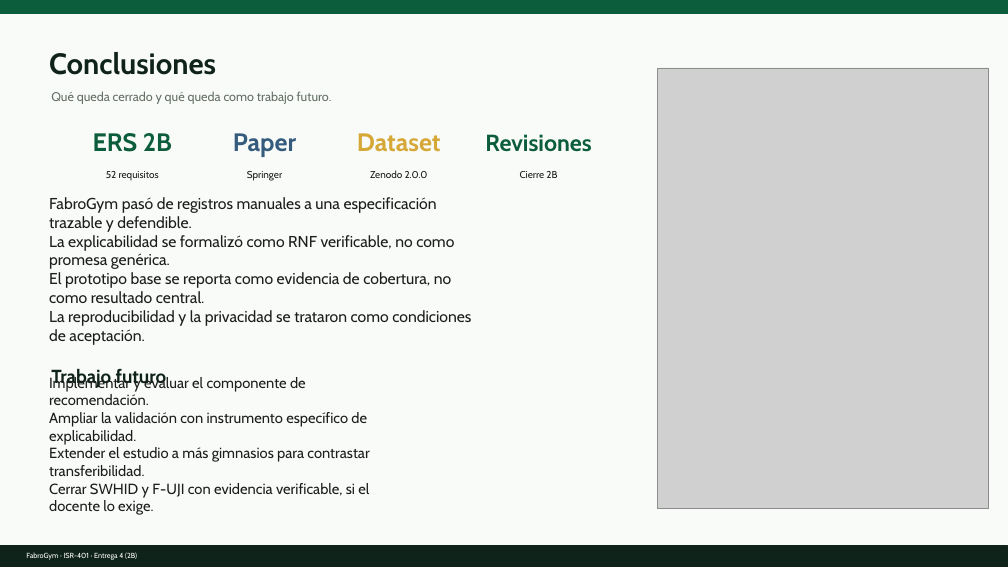
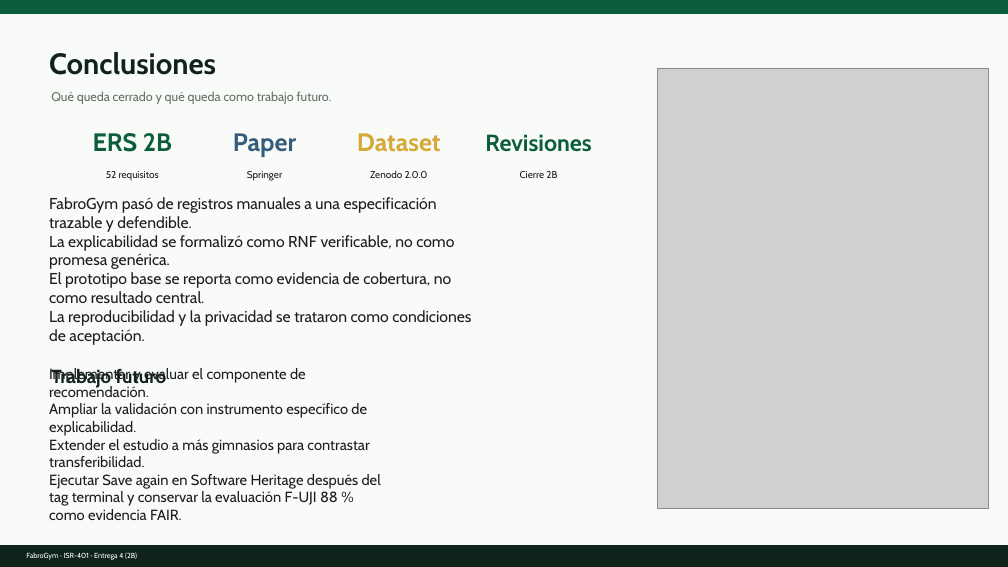
Before and after one commit to gleiston-guerrero/FabroGym_ISR401, a slide deck: slide 17 of 09_Defensa/presentacion.pptx. Drawn at 1008x567 pixels with LibreOffice and Linux fonts; fonts in the diff are those of the drawing; grey boxes stand for pictures. Boxes give left, top, right and bottom in pixels: in the first picture for what was removed or moved away, otherwise in the second. Text is boxed around its words. In the diff, an @@ line names an element or a change of style, - is before the commit and + after.

Commit message:
Actualiza materiales finales de defensa
Sincroniza presentación, PDF, guion y documentación de defensa con el SWHID archivado y la evaluación F-UJI ejecutada al 88 %.

```diff
--- a/09_Defensa/presentacion.pptx
+++ b/09_Defensa/presentacion.pptx
@@ text at (x1=49, y1=474, x2=381, y2=520): text changed @@
-Cerrar SWHID y F-UJI con evidencia verificable, si el docente lo exige.
+Ejecutar Save again en Software Heritage después del tag terminal y conservar la evaluación F-UJI 88 % como evidencia FAIR.
```
Also in this commit, not shown: 5 other slides changed, 3 other files.
